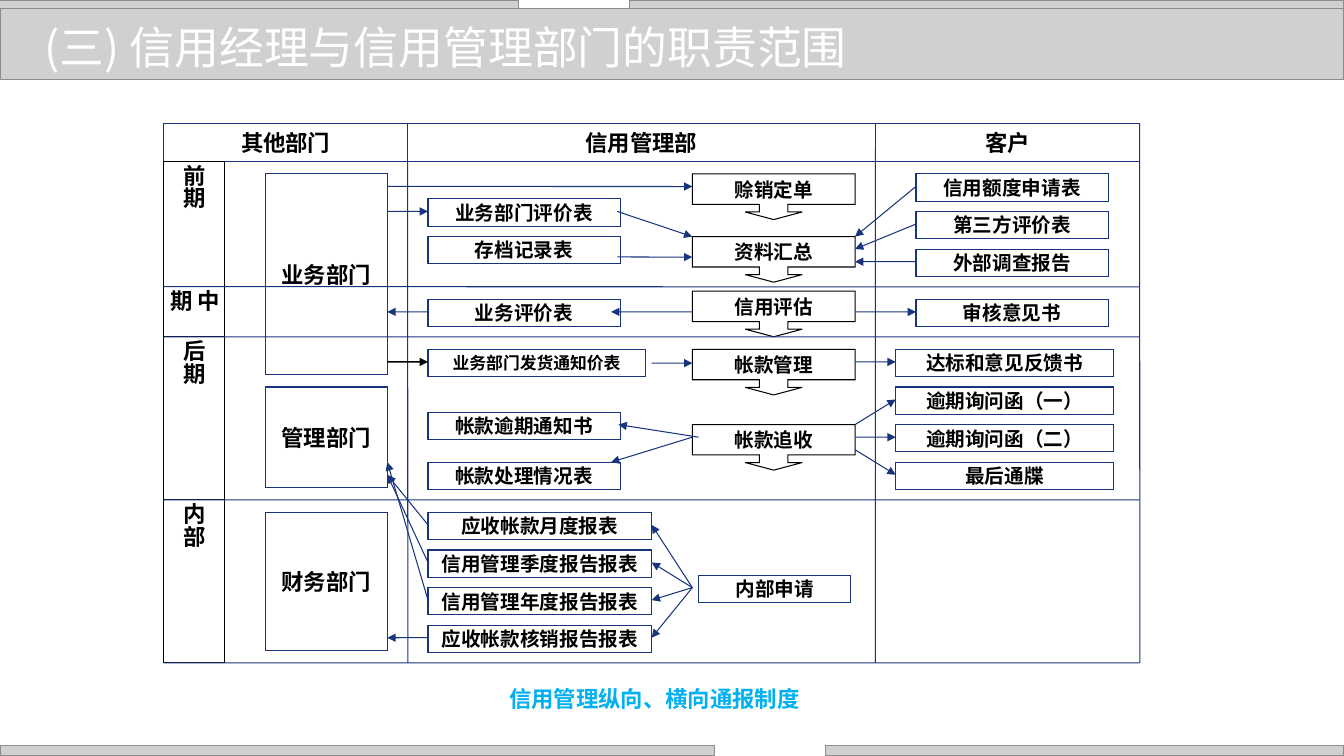
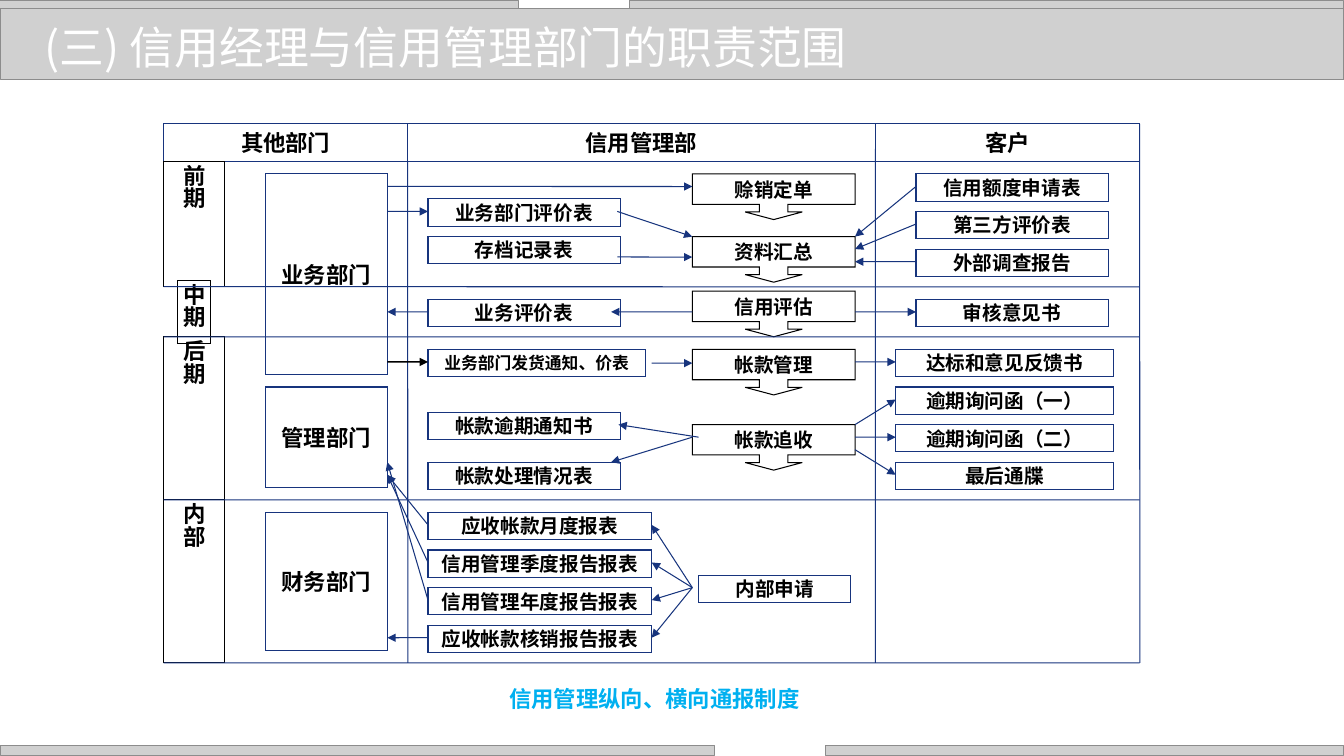
Before and after one commit to zhangjianzhang/internet_credit, a slide deck: slide 21 of files/slides/lecture_8.pptx. Drawn at 1344x756 pixels with LibreOffice and Linux fonts; fonts in the diff are those of the drawing; grey boxes stand for pictures; background and template pictures are left out. Boxes give left, top, right and bottom in pixels: in the first picture for what was removed or moved away, otherwise in the second. Text is boxed around its words. In the diff, an @@ line names an element or a change of style, - is before the commit and + after.

```diff
--- a/files/slides/lecture_8.pptx
+++ b/files/slides/lecture_8.pptx
@@ rectangle "中期": place and size @@
-rectangle "中期" at <box>163,286,225,337</box>
+rectangle "中期" at <box>178,280,211,343</box>
@@ text in rectangle at <box>444,354,629,371</box>: text changed @@
-业务部门发货通知价表
+业务部门发货通知、价表
```
Also in this commit, not shown: 10 other slides changed, 5 slides removed, 10 other files.
